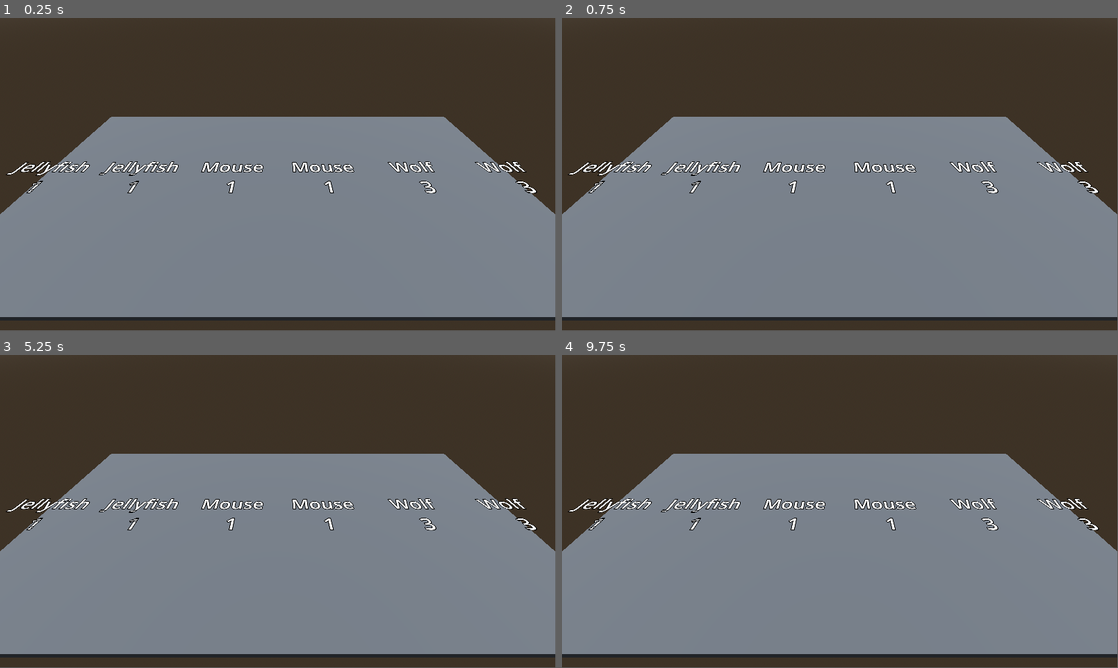
Above: before the commit, frames 1-4 (two rows, left to right).
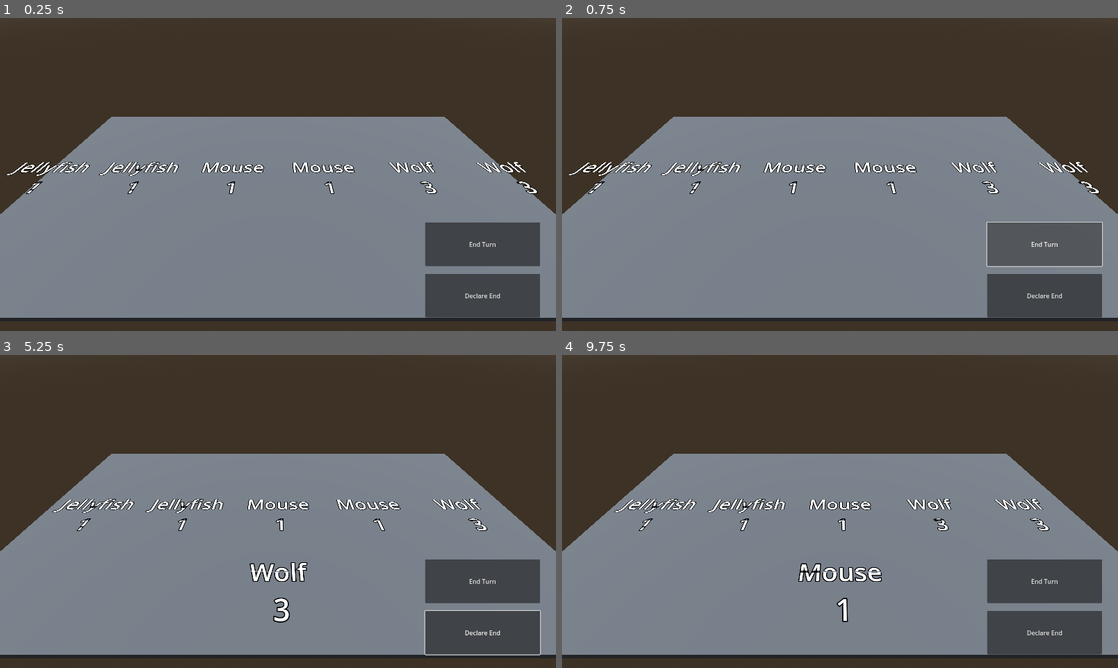
Above: after the commit, the same moments.

Repository: PhoenixStroh/pet-dice
Game: Godot game, scene res://main.tscn
Same seed, same stepped clock (60 frames per second), same inputs: the game is played once before the commit and once after it.
Inputs (mouse positions are in pixels of both pictures, inside the frame that each line leads up to):
- Up to frame 1 (0.25 s): no input
- Up to frame 2 (0.75 s): click (1045, 243) at 0.5 s, where only the run after the commit has a clickable "End Turn"
- Up to frame 3 (5.25 s): click (483, 633) at 1.25 s, where only the run after the commit has a clickable "Declare End"; click (483, 580) at 2 s, where only the run after the commit has a clickable "End Turn"; click (483, 633) at 2.75 s, where only the run after the commit has a clickable "Declare End"; click (483, 580) at 3.5 s, where only the run after the commit has a clickable "End Turn"; click (483, 633) at 4.25 s, where only the run after the commit has a clickable "Declare End"; tap Enter at 5 s; move the mouse to (400, 495) at 5.02 s; press the mouse at (400, 495) at 5.03 s
- Up to frame 4 (9.75 s): tap R (restart, bound only after the commit) at 5.75, 6.5, 7.25, 8, 8.65, 8.75 s; move the mouse to (728, 527) at 5.77 s; release the mouse at (728, 527) at 5.78 s; click (728, 527) at 5.85 s; move the mouse to (895, 442) at 6.52 s; press the mouse at (895, 442) at 6.53 s; move the mouse to (812, 574) at 7.27 s; release the mouse at (812, 574) at 7.28 s; click (812, 574) at 7.35 s; move the mouse to (1006, 558) at 8.02 s; press the mouse at (1006, 558) at 8.03 s; move the mouse to (673, 464) at 8.77 s; release the mouse at (673, 464) at 8.78 s; click (673, 464) at 8.85 s; move the mouse to (867, 511) at 9.52 s; press the mouse at (867, 511) at 9.53 s
In our replay, the window is 799x449 before the commit and 800x450 after it. These sizes can differ from the game's own. Grey fills any space a smaller window leaves; there, only what the larger window draws over its background counts as a difference.

The runs differ from the first frame. In frame 1, 7.3% of the frame differs, in the area x 0-100%, y 31-97%; in frame 2, 7.4%; in frame 3, 9.3%; in frame 4, 9.2%.

Commit message:
full working game without animal powers

Diff:
--- a/board/board.gd
+++ b/board/board.gd
@@ -1,54 +1,48 @@
 class_name Board
 extends Node3D
 
-# 0 : center_hand, 1 : player#1, 2 : player#2 ...
-signal dice_hold_interacted(hand_index : int, pet_index : int)
+signal pet_die_interacted(pet_die : PetDie)
 
 @export var spacing := 2.0
 
 @export var dice_hold_scene : PackedScene
 
-@export var hand_pivots : Array[Node3D]
-
-var hands_dice_holds : Array[Array] = [] # Array[Array[DiceHold]]
-
-func _on_dice_hold_interacted(hand_index : int, pet_index : int):
-	print("INTERACTED WITH HAND %s PET %s" % [hand_index, pet_index])
-
-func _ready() -> void:
-	dice_hold_interacted.connect(_on_dice_hold_interacted)
+@export var board_hands : Array[BoardHand]
 
 func setup(total_hands : int, center_hand : Hand):
-	for i in range(total_hands):
-		hands_dice_holds.append([])
+	for i in board_hands.size():
+		var board_hand = board_hands[i]
+		board_hand.setup(dice_hold_scene, i)
+		board_hand.dice_hold_interacted.connect(pet_die_interacted.emit)
+
+		board_hands.append(board_hand)
 
 	for i in center_hand.get_pets().size():
 		var pet = center_hand.get_pets()[i]
 		var dice_hold := add_pet_to_hand(0, pet)
-	_space_hand(0)
+
+func get_board_hand_of_pet(pet_die : PetDie) -> BoardHand:
+	for board_hand in board_hands:
+		if board_hand.get_dice_hold(pet_die):
+			return board_hand
+	return null
 
 func add_pet_to_hand(hand_index : int, pet_die : PetDie) -> DiceHold:
-	if hand_index >= 0 and hand_index < hands_dice_holds.size():
-		var pet_hold_instance : DiceHold = dice_hold_scene.instantiate()
-
-		var pet_index := hands_dice_holds[hand_index].size()
-		pet_hold_instance.interacted.connect(dice_hold_interacted.emit.bind(hand_index, pet_index))
-
-		hands_dice_holds[hand_index].append(pet_hold_instance)
-		hand_pivots[hand_index].add_child(pet_hold_instance)
-
-		pet_hold_instance.set_label(pet_die.name, pet_die.current_face_value, pet_die.is_locked)
-		return pet_hold_instance
+	if hand_index >= 0 and hand_index < board_hands.size():
+		return board_hands[hand_index].add_pet(pet_die)
 	return null
 
-func remove_pet_from_hand(hand_index : int, index : int):
-	if hand_index >= 0 and hand_index < hands_dice_holds.size():
-		var dice_hold = hands_dice_holds[hand_index]
-		dice_hold.remove_at(index)
-		dice_hold.queue_free()
+func remove_pet(pet_die : PetDie):
+	for board_hand in board_hands:
+		if board_hand.get_dice_hold(pet_die):
+			board_hand.remove_pet(pet_die)
 
-func _space_hand(hand_index : int):
-	var hand := hands_dice_holds[hand_index]
-	for i in hand.size():
-		var dice_hold = hand[i]
-		dice_hold.position.x = (-hand.size()) + 1 + (2 * i)
+func move_pet_to_hand(hand_index : int, pet_die : PetDie):
+	remove_pet(pet_die)
+	add_pet_to_hand(hand_index, pet_die)
+
+func roll_pet_visually(pet_die : PetDie):
+	for board_hand in board_hands:
+		var dice_hold := board_hand.get_dice_hold(pet_die)
+		if dice_hold:
+			dice_hold.update_label()
--- /dev/null
+++ b/board/board_hand.gd
@@ -0,0 +1,48 @@
+class_name BoardHand
+extends Node3D
+
+signal dice_hold_interacted(pet_die : PetDie)
+
+var spacing := 2.0
+
+var dice_hold_scene : PackedScene
+
+var hand_index = 0
+
+var dice_holds : Array[DiceHold]
+
+func setup(s_dice_hold_scene : PackedScene, s_hand_index := 0):
+	dice_hold_scene = s_dice_hold_scene
+	hand_index = s_hand_index
+
+func get_dice_hold(pet_die : PetDie) -> DiceHold:
+	for dice_hold in dice_holds:
+		if dice_hold.pet_die == pet_die:
+			return dice_hold
+	return null
+
+func add_pet(pet_die : PetDie) -> DiceHold:
+	var dice_hold_instance : DiceHold = dice_hold_scene.instantiate()
+	dice_hold_instance.pet_die = pet_die
+
+	dice_hold_instance.interacted.connect(dice_hold_interacted.emit.bind(pet_die))
+
+	dice_holds.append(dice_hold_instance)
+	add_child(dice_hold_instance)
+
+	dice_hold_instance.update_label()
+
+	space_hand()
+	return dice_hold_instance
+
+func remove_pet(pet_die : PetDie):
+	for dice_hold in dice_holds:
+		if dice_hold.pet_die == pet_die:
+			dice_holds.erase(dice_hold)
+			dice_hold.queue_free()
+	space_hand()
+
+func space_hand():
+	for i in dice_holds.size():
+		var dice_hold = dice_holds[i]
+		dice_hold.position.x = (-dice_holds.size()) + 1 + (spacing * i)
--- a/board/dice_hold.gd
+++ b/board/dice_hold.gd
@@ -6,6 +6,8 @@
 @export var label : Label3D
 @export var area : Area3D
 
+var pet_die : PetDie
+
 func _ready() -> void:
 	area.input_event.connect(_on_input_event)
 
@@ -13,10 +15,9 @@
 	if event.is_action_pressed("interact"):
 		interacted.emit()
 
-func set_label(pet_name : String, number : int, is_locked := false):
-	if label:
-		label.text = "%s\n%s %s" % [pet_name, "(L)" if is_locked else "", number]
+func update_label():
+	if not (label and pet_die):
+		label.text = ""
+		return
 
-func clear_label():
-	if label:
-		label.text = ""
+	label.text = "%s\n%s %s" % [pet_die.name, "(L)" if pet_die.is_locked else "", pet_die.current_face_value]
--- a/main.tscn
+++ b/main.tscn
@@ -1,7 +1,8 @@
-[gd_scene load_steps=13 format=3 uid="uid://dcp8spyvt7omj"]
+[gd_scene load_steps=14 format=3 uid="uid://dcp8spyvt7omj"]
 
 [ext_resource type="PackedScene" uid="uid://cf42aj12nfv8c" path="res://board/dice_hold.tscn" id="1_37jhy"]
 [ext_resource type="Script" path="res://board/board.gd" id="1_oks61"]
+[ext_resource type="Script" path="res://board/board_hand.gd" id="3_jfjm0"]
 [ext_resource type="Script" path="res://match/match_director.gd" id="3_y7ne3"]
 [ext_resource type="Script" path="res://match/pet_dice/pet_die.gd" id="4_2v2k0"]
 [ext_resource type="Resource" uid="uid://b6vxtbf6uk0qc" path="res://match/pet_dice/pet_jellyfish.tres" id="5_fdyh0"]
@@ -28,6 +29,13 @@
 
 [node name="Main" type="Node3D"]
 
+[node name="MatchDirector" type="Node" parent="." node_paths=PackedStringArray("board", "end_turn_button", "declare_end_button")]
+script = ExtResource("3_y7ne3")
+starting_pets = Array[ExtResource("4_2v2k0")]([ExtResource("5_fdyh0"), ExtResource("5_fdyh0"), ExtResource("6_wxms1"), ExtResource("6_wxms1"), ExtResource("7_w7wry"), ExtResource("7_w7wry")])
+board = NodePath("../Board")
+end_turn_button = NodePath("../CanvasLayer/Control/EndTurnButton")
+declare_end_button = NodePath("../CanvasLayer/Control/DeclareEndButton")
+
 [node name="WorldEnvironment" type="WorldEnvironment" parent="."]
 environment = SubResource("Environment_vsr34")
 
@@ -43,20 +51,59 @@
 material_override = SubResource("StandardMaterial3D_n5gji")
 mesh = SubResource("BoxMesh_mq1ev")
 
-[node name="Board" type="Node3D" parent="." node_paths=PackedStringArray("hand_pivots")]
+[node name="Board" type="Node3D" parent="." node_paths=PackedStringArray("board_hands")]
 script = ExtResource("1_oks61")
 dice_hold_scene = ExtResource("1_37jhy")
-hand_pivots = [NodePath("CenterHandPivot"), NodePath("Player1HandPivot"), NodePath("Player2HandPivot")]
+board_hands = [NodePath("CenterHandPivot"), NodePath("Player1HandPivot"), NodePath("Player2HandPivot")]
 
 [node name="CenterHandPivot" type="Node3D" parent="Board"]
+script = ExtResource("3_jfjm0")
 
 [node name="Player1HandPivot" type="Node3D" parent="Board"]
 transform = Transform3D(1, 0, 0, 0, 1, 0, 0, 0, 1, 0, 0, 1.6468)
+script = ExtResource("3_jfjm0")
 
 [node name="Player2HandPivot" type="Node3D" parent="Board"]
 transform = Transform3D(1, 0, 0, 0, 1, 0, 0, 0, 1, 0, 0, -1.7496)
+script = ExtResource("3_jfjm0")
 
-[node name="MatchDirector" type="Node" parent="." node_paths=PackedStringArray("board")]
-script = ExtResource("3_y7ne3")
-starting_pets = Array[ExtResource("4_2v2k0")]([ExtResource("5_fdyh0"), ExtResource("5_fdyh0"), ExtResource("6_wxms1"), ExtResource("6_wxms1"), ExtResource("7_w7wry"), ExtResource("7_w7wry")])
-board = NodePath("../Board")
+[node name="CanvasLayer" type="CanvasLayer" parent="."]
+
+[node name="Control" type="Control" parent="CanvasLayer"]
+layout_mode = 3
+anchors_preset = 15
+anchor_right = 1.0
+anchor_bottom = 1.0
+grow_horizontal = 2
+grow_vertical = 2
+mouse_filter = 2
+
+[node name="EndTurnButton" type="Button" parent="CanvasLayer/Control"]
+layout_mode = 1
+anchors_preset = 3
+anchor_left = 1.0
+anchor_top = 1.0
+anchor_right = 1.0
+anchor_bottom = 1.0
+offset_left = -339.0
+offset_top = -281.0
+offset_right = -41.0
+offset_bottom = -168.0
+grow_horizontal = 0
+grow_vertical = 0
+text = "End Turn"
+
+[node name="DeclareEndButton" type="Button" parent="CanvasLayer/Control"]
+layout_mode = 1
+anchors_preset = 3
+anchor_left = 1.0
+anchor_top = 1.0
+anchor_right = 1.0
+anchor_bottom = 1.0
+offset_left = -339.0
+offset_top = -148.0
+offset_right = -41.0
+offset_bottom = -35.0
+grow_horizontal = 0
+grow_vertical = 0
+text = "Declare End"
--- a/match/action.gd
+++ b/match/action.gd
@@ -7,5 +7,5 @@
 
 var stop_current_action := false
 
-var declare_end := false
+var declared_end := false
 var ending_turn := false
--- a/match/hand.gd
+++ b/match/hand.gd
@@ -2,6 +2,8 @@
 extends Resource
 
 var _pets : Array[PetDie]
+
+var hand_index := -1
 
 func get_pet(pet : PetDie) -> PetDie:
 	if _pets.has(pet):
@@ -21,6 +23,8 @@
 
 func add_pet(pet : PetDie):
 	_pets.append(pet)
+	pet.pet_index = _pets.size() - 1
+	pet.cur_hand = self
 
 func remove_pet(pet : PetDie):
 	var index := get_index_by_pet(pet)
@@ -28,6 +32,12 @@
 		return
 
 	_pets.remove_at(index)
+	pet.pet_index = -1
+	pet.cur_hand = null
+
+func move_pet_to_hand(pet : PetDie, hand : Hand):
+	remove_pet(pet)
+	hand.add_pet(pet)
 
 func get_hand_size() -> int:
 	return _pets.size()
--- a/match/match.gd
+++ b/match/match.gd
@@ -1,5 +1,7 @@
 class_name Match
 extends Resource
+
+
 
 enum MATCH_STATE {
 	SETUP,
@@ -20,13 +22,15 @@
 var match_state : MATCH_STATE = MATCH_STATE.SETUP
 var turn_state : TURN_STATE = TURN_STATE.SETUP
 var turn_index := 0
+var turn_rolls_used := 0
 var end_declared := false
+var turn_index_since_declared := 0
 var _player_count := 2
 
 # 0: center, 1: player#1, 2: player#2
 var _hands : Array[Hand]
 
-#region SetGets
+#region SetGetsIfs
 # 0: center, 1: player#1, 2: player#2
 func get_hand(index : int) -> Hand:
 	return _hands[index]
@@ -34,7 +38,10 @@
 func get_center_hand() -> Hand:
 	return _hands[0]
 
-func get_player_hands(index : int) -> Hand:
+func get_cur_player_hand() -> Hand:
+	return get_player_hand(get_whos_turn())
+
+func get_player_hand(index : int) -> Hand:
 	return _hands[index + 1]
 
 func get_hands() -> Array[Hand]:
@@ -42,7 +49,32 @@
 
 # 0:player#1, 1:player#2
 func get_whos_turn() -> int:
-	return absi(turn_index % _player_count)
+	return absi(turn_index % get_player_count())
+
+func get_player_count() -> int:
+	return _player_count
+
+func get_draft_turn_legnth() -> int:
+	return get_player_count() * 2
+
+func is_pet_in_center(pet_die : PetDie) -> bool:
+	var hand = pet_die.cur_hand
+	if hand:
+		return hand.hand_index == 0
+	push_error("is_pet_in_center did not find a current hand. something is wrong")
+	return false
+
+func is_pet_in_cur_player(pet_die : PetDie) -> bool:
+	var hand = pet_die.cur_hand
+	if hand:
+		hand.hand_index
+		return (hand.hand_index - 1) == get_whos_turn()
+	push_error("is_pet_in_cur_player did not find a current hand. something is wrong")
+	return false
+
+func is_pet_in_cur_player_or_center(pet_die : PetDie) -> bool:
+	return is_pet_in_center(pet_die) or is_pet_in_cur_player(pet_die)
+
 #endregion
 
 func setup(s_starting_pets : Array[PetDie], s_player_count := 2):
@@ -52,8 +84,10 @@
 	end_declared = false
 	_player_count = s_player_count
 
-	for i in range(1 + _player_count):
-		_hands.append(Hand.new())
+	for i in range(1 + get_player_count()):
+		var hand := Hand.new()
+		hand.hand_index = i
+		_hands.append(hand)
 
 	for s_starting_pet in s_starting_pets:
 		_hands[0].add_pet(s_starting_pet)
@@ -63,7 +97,54 @@
 
 func start_during():
 	match_state = MATCH_STATE.DURING
-	turn_index = 0
+	turn_index = 1
+
+	for hand in get_hands():
+		for pet in hand.get_pets():
+			roll_pet(pet)
 
 func end_turn():
 	turn_index += 1
+	if end_declared:
+		turn_index_since_declared += 1
+
+	if turn_index_since_declared >= get_player_count():
+		match_state = MATCH_STATE.END
+		print("GAME END")
+
+		var best_players : Array[Valuation]
+		for i in get_player_count():
+			var valuation := valuate_hand(get_player_hand(i))
+
+			if best_players.size() == 0:
+				best_players.append(valuation)
+			else:
+				var comparison := best_players[0].is_this_valuation_better(valuation)
+				if comparison == valuation.COMPARISON.TIED:
+					best_players.append(valuation)
+				elif comparison == valuation.COMPARISON.BETTER:
+					best_players.clear()
+					best_players.append(valuation)
+
+		if best_players.size() == 0:
+			push_error("No one won? This shouldn't happen")
+		if best_players.size() == 1:
+			var valuation := best_players[0]
+			print("Player #%s has won! They had a %s" % [valuation.player_index, valuation])
+		if best_players.size() > 1:
+			print("Tie for first!")
+			for best_player in best_players:
+				var valuation := best_player
+				print("Player #%s had a %s" % [valuation.player_index, valuation])
+
+func roll_pet(pet_die : PetDie):
+	pet_die.roll()
+
+func valuate_hand(player_hand : Hand) -> Valuation:
+	var center_hand := get_center_hand()
+
+	var valuation := Valuation.new()
+	valuation.player_index = player_hand.hand_index - 1
+	valuation.valuate_hand(player_hand, center_hand)
+
+	return valuation
--- a/match/match_director.gd
+++ b/match/match_director.gd
@@ -4,18 +4,42 @@
 @export var starting_pets : Array[PetDie]
 
 @export var board : Board
+@export var end_turn_button : Button
+@export var declare_end_button : Button
 
 var cur_match : Match
 
 func _ready() -> void:
-	board.dice_hold_interacted.connect(_on_dice_hold_interacted)
+	board.pet_die_interacted.connect(_on_pet_die_interacted)
+
+	end_turn_button.pressed.connect(_on_end_turn_button_pressed)
+	declare_end_button.pressed.connect(_on_declare_end_button_pressed)
+
+	for i in starting_pets.size():
+		var starting_pet = starting_pets[i]
+		starting_pets[i] = starting_pet.duplicate_fixed()
 
 	setup()
 
-func _on_dice_hold_interacted(hand_index : int, pet_index : int):
+func _on_end_turn_button_pressed():
+	var action := Action.new()
+	action.ending_turn = true
+	process_action(action)
+
+func _on_declare_end_button_pressed():
+	var action := Action.new()
+	action.declared_end = true
+	process_action(action)
+
+func _on_pet_die_interacted(pet_die : PetDie):
 	var action = Action.new()
-	action.selected_pet = cur_match.get_hand(hand_index).get_pet_by_index(pet_index)
+	action.selected_pet = pet_die
 	process_action(action)
+
+func _input(event: InputEvent) -> void:
+	if OS.has_feature("debug"):
+		if event.is_action_pressed("restart"):
+			get_tree().reload_current_scene()
 
 func setup():
 	cur_match = Match.new()
@@ -28,6 +52,50 @@
 
 func process_action(action : Action):
 	# Draft Actions
-	if cur_match.match_state == Match.MATCH_STATE.DRAFT:
-		if action.selected_pet:
-			print(action.selected_pet)
+	match cur_match.match_state:
+		Match.MATCH_STATE.DRAFT:
+			if action.selected_pet:
+				if cur_match.is_pet_in_center(action.selected_pet):
+					action_draft_pet(action.selected_pet)
+
+		Match.MATCH_STATE.DURING:
+			if action.selected_pet:
+				if cur_match.is_pet_in_cur_player_or_center(action.selected_pet):
+					action_roll_dice(action.selected_pet)
+			elif action.ending_turn:
+				action_end_turn()
+			elif action.declared_end:
+				if not cur_match.end_declared:
+					action_declare_end()
+
+func action_draft_pet(pet_die : PetDie):
+	print(pet_die)
+	var cur_player_index := cur_match.get_whos_turn()
+	var cur_hand_index := cur_player_index + 1
+
+	var cur_player_hand := cur_match.get_hand(cur_hand_index)
+
+	cur_match.get_center_hand().move_pet_to_hand(pet_die, cur_player_hand)
+	board.move_pet_to_hand(cur_hand_index, pet_die)
+
+	# check if end of draft
+	cur_match.end_turn()
+	if cur_match.turn_index >= cur_match.get_draft_turn_legnth():
+		cur_match.start_during()
+		for board_hand in board.board_hands:
+			for dice_hold in board_hand.dice_holds:
+				dice_hold.update_label()
+
+func action_roll_dice(pet_die : PetDie):
+	cur_match.roll_pet(pet_die)
+	board.roll_pet_visually(pet_die)
+	print("rolled ", pet_die)
+	cur_match.end_turn()
+
+func action_end_turn():
+	cur_match.end_turn()
+	print("chose to end turn")
+
+func action_declare_end():
+	cur_match.end_declared = true
+	print("end declared")
--- a/match/pet_dice/pet_die.gd
+++ b/match/pet_dice/pet_die.gd
@@ -1,7 +1,7 @@
 class_name PetDie
 extends Resource
 
-const VALID_FACE_MIN = 0
+const VALID_FACE_MIN = 1
 const VALID_FACE_MAX = 8
 
 enum DICE_TYPE {
@@ -35,6 +35,18 @@
 		_current_face_index = clampi(value, 0, get_dice_size() - 1)
 var is_locked := false
 
+func duplicate_fixed() -> PetDie:
+	var pet_die := PetDie.new()
+
+	pet_die.name = name
+	pet_die.type = type
+	pet_die.faces = faces.duplicate(true)
+	pet_die.ability_text = ability_text
+	pet_die._current_face_index = _current_face_index
+	pet_die.is_locked = is_locked
+
+	return pet_die
+
 func _is_faces_valid():
 	if faces.size() != get_dice_size():
 		push_error("Pet %s has wrong number of sides!" % name)
@@ -47,6 +59,9 @@
 
 	return true
 
+var cur_hand : Hand
+var pet_index := -1
+
 func get_dice_size() -> int:
 	return DICE_TYPE_SIZE[type]
 
@@ -56,9 +71,9 @@
 func active_ability():
 	pass
 
-func get_rolled_value() -> int:
+func roll():
 	var index := randi() % get_dice_size()
-	return faces[index]
+	_current_face_index = index
 
 func _to_string() -> String:
 	return "%s(%s) %s%s" % [name, DICE_TYPE_NAME[type], "(L)" if is_locked else "", current_face_value]
--- /dev/null
+++ b/match/valuation.gd
@@ -0,0 +1,100 @@
+class_name Valuation
+extends Resource
+
+enum COMPARISON {
+	BETTER = 1,
+	TIED = 0,
+	WORSE = -1,
+}
+
+enum HAND_PATTERN {
+	HIGHEST_NUMBER,
+	PAIR,
+	RUN,
+	THREE_KIND,
+}
+
+const HAND_PATTERN_NAME := {
+	HAND_PATTERN.HIGHEST_NUMBER : "Highest Number",
+	HAND_PATTERN.PAIR : "Pair",
+	HAND_PATTERN.RUN : "Run",
+	HAND_PATTERN.THREE_KIND : "Three of a Kind",
+}
+
+var hand_pattern : HAND_PATTERN
+var hand_value : int = 0
+
+var player_index := -1
+
+func valuate_hand(player_hand : Hand, center_hand : Hand):
+	var total_pets : Array[PetDie]
+
+	total_pets.append_array(player_hand.get_pets())
+	total_pets.append_array(center_hand.get_pets())
+
+	var highest_value := 0
+
+	# check for three of a kind
+	for i in range(1,8):
+		var count := 0
+		for pet in total_pets:
+			if pet.current_face_value == i:
+				count += 1
+		if count > 2:
+			highest_value = i
+	if highest_value > 0:
+		hand_pattern = HAND_PATTERN.THREE_KIND
+		hand_value = highest_value
+		return
+
+	highest_value = 0
+	# check for a run
+	for i in range(1,6):
+		var values_found := [false, false, false]
+		for pet in total_pets:
+			values_found[0] = pet.current_face_value == i or values_found[0]
+			values_found[1] = pet.current_face_value == i + 1 or values_found[1]
+			values_found[2] = pet.current_face_value == i + 2 or values_found[2]
+
+		if values_found[0] and values_found[1] and values_found[2]:
+			highest_value = i
+	if highest_value > 0:
+		hand_pattern = HAND_PATTERN.RUN
+		hand_value = highest_value
+		return
+
+	highest_value = 0
+	# check for a pair
+	for i in range(1,8):
+		var count := 0
+		for pet in total_pets:
+			if pet.current_face_value == i:
+				count += 1
+		if count > 1:
+			highest_value = i
+	if highest_value > 0:
+		hand_pattern = HAND_PATTERN.PAIR
+		hand_value = highest_value
+		return
+
+	highest_value = 0
+	for pet in total_pets:
+		highest_value = max(highest_value, pet.current_face_value)
+
+	hand_pattern = HAND_PATTERN.HIGHEST_NUMBER
+	hand_value = highest_value
+	return
+
+# -1 worse, 0 tied, 1 better
+func is_this_valuation_better(other_valuation : Valuation) -> COMPARISON:
+	if hand_pattern != other_valuation.hand_pattern:
+		var is_better := hand_pattern > other_valuation.hand_pattern
+		return COMPARISON.BETTER if is_better else COMPARISON.WORSE
+
+	if hand_value == other_valuation.hand_value:
+		return COMPARISON.TIED
+	var is_better := hand_value > other_valuation.hand_value
+	return COMPARISON.BETTER if is_better else COMPARISON.WORSE
+
+func _to_string() -> String:
+	return "%s %s" % [HAND_PATTERN_NAME[hand_pattern], hand_value]
--- a/project.godot
+++ b/project.godot
@@ -16,6 +16,13 @@
 config/features=PackedStringArray("4.3", "GL Compatibility")
 config/icon="res://icon.svg"
 
+[display]
+
+window/size/viewport_width=1920
+window/size/viewport_height=1080
+window/size/window_width_override=1440
+window/size/window_height_override=810
+
 [input]
 
 interact={
@@ -23,6 +30,11 @@
 "events": [Object(InputEventMouseButton,"resource_local_to_scene":false,"resource_name":"","device":-1,"window_id":0,"a …(253 unchanged characters)…
 ]
 }
+restart={
+"deadzone": 0.5,
+"events": [Object(InputEventKey,"resource_local_to_scene":false,"resource_name":"","device":-1,"window_id":0,"alt_pressed":false,"shift_pressed":false,"ctrl_pressed":false,"meta_pressed":false,"pressed":false,"keycode":0,"physical_keycode":82,"key_label":0,"unicode":114,"location":0,"echo":false,"script":null)
+]
+}
 
 [rendering]
 
